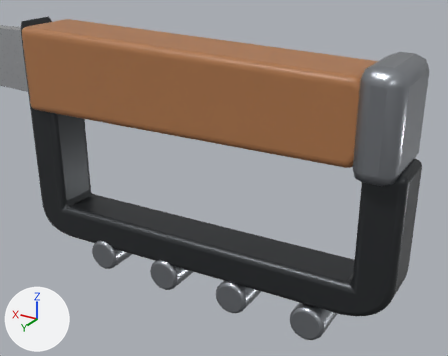
Before and after pictures for a commit that changed the glTF model public/models/weapons/knife_trench.glb.
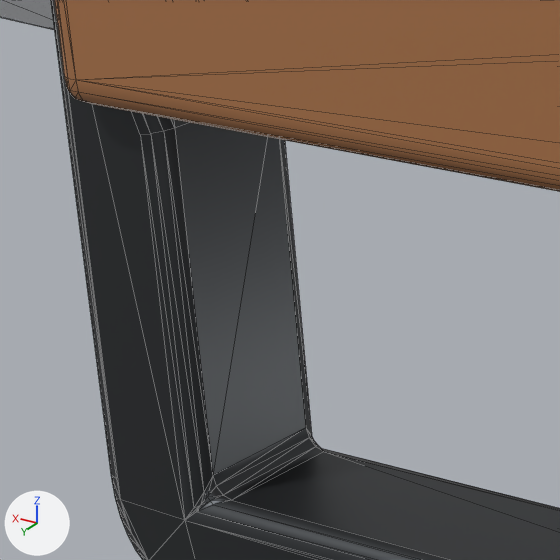
Each version appears first from a 50 mm lens placed at (-0.1474, 0.1512, 0.0482), pointed at (-0.0453, -0.0189, -0.0369), and next in a close-up on the part from 3% to 34% of the width and 24% to 62% of the height. Every picture has the same lights, and +X, +Y and +Z are marked at lower left. The first two pictures are the older version. The close-ups show mesh edges as thin lines. Where no turn or scale is listed for an object, it has been applied to the vertices.

Before the edit, the objects in view are built like this:
```python
me_blade_001 = bpy.data.meshes.new('blade.001')
me_blade_001.from_pydata(...)  # 16 vertices, 28 faces; spans x 0.016..0.205, y -0.002..0.002, z -0.011..0.011
me_blade_001.materials.append(mat_skin_blade)  # white #e1e3e7
me_handle_001 = bpy.data.meshes.new('handle.001')
me_handle_001.from_pydata(...)  # 262 vertices, 520 faces; spans x -0.105..0.014, y -0.011..0.011, z -0.014..0.014
me_handle_001.materials.append(mat_skin_wood)  # brown #ad764b
me_knuckle_001 = bpy.data.meshes.new('knuckle.001')
me_knuckle_001.from_pydata(...)  # 304 vertices, 604 faces; spans x -0.114..0.018, y -0.008..0.008, z -0.062..0.0148
me_knuckle_001.materials.append(mat_metal_dark)  # dark grey #45484b
ob_blade = bpy.data.objects.new('blade', me_blade_001)
ob_blade.location = (0.0, 0.0, 0.0)
ob_handle = bpy.data.objects.new('handle', me_handle_001)
ob_handle.location = (0.0, 0.0, 0.0)
ob_knuckle = bpy.data.objects.new('knuckle', me_knuckle_001)
ob_knuckle.location = (0.0, 0.0, 0.0)
```
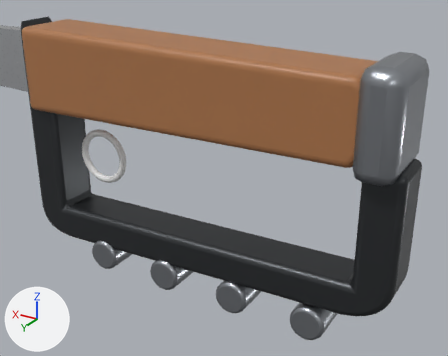
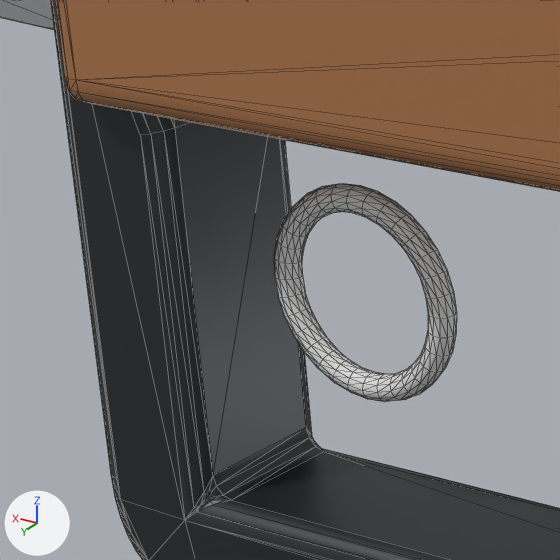
Changed parts and their boxes (x1, y1, x2, y2) in the close-ups (560 x 560 px):
'ringmark', added: after (274, 183, 457, 402)

What the commit changed:
Mesh me_ringmark is new.
It is a torus around y (ring radius 0.0085, tube radius 0.0012) spanning x -0.0097..0.0097, y -0.0012..0.0012, z -0.0097..0.0097.
Object 'ringmark' (ob_ringmark) is new; it shows me_ringmark.
Its location is (-0.008, 0.0, -0.03).
